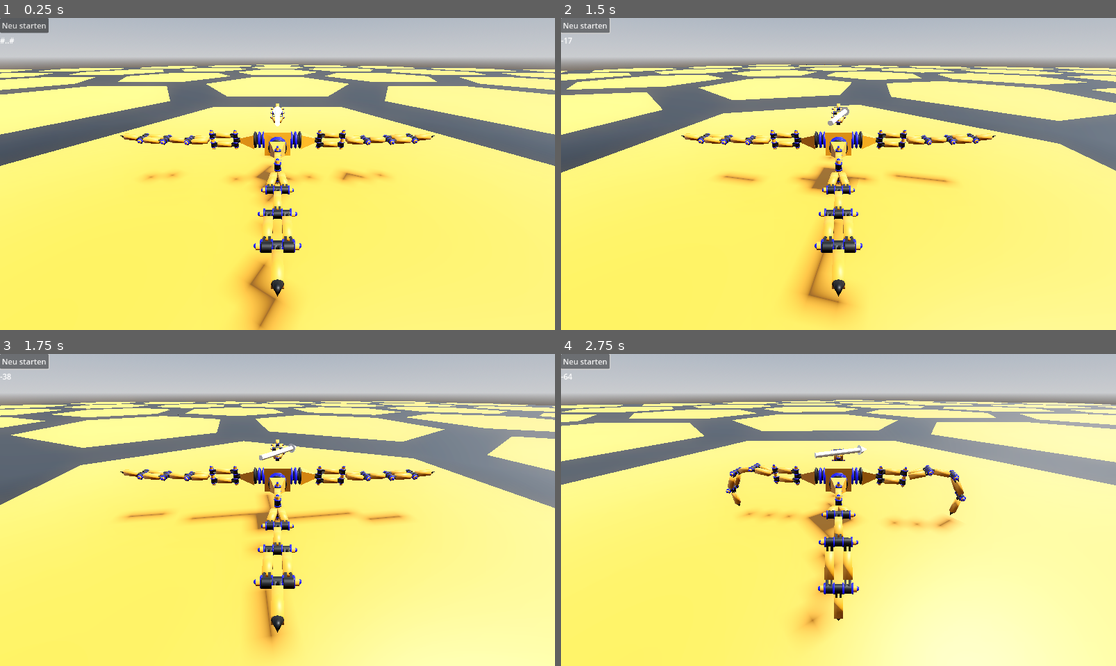
Above: before the commit, frames 1-4 (two rows, left to right).
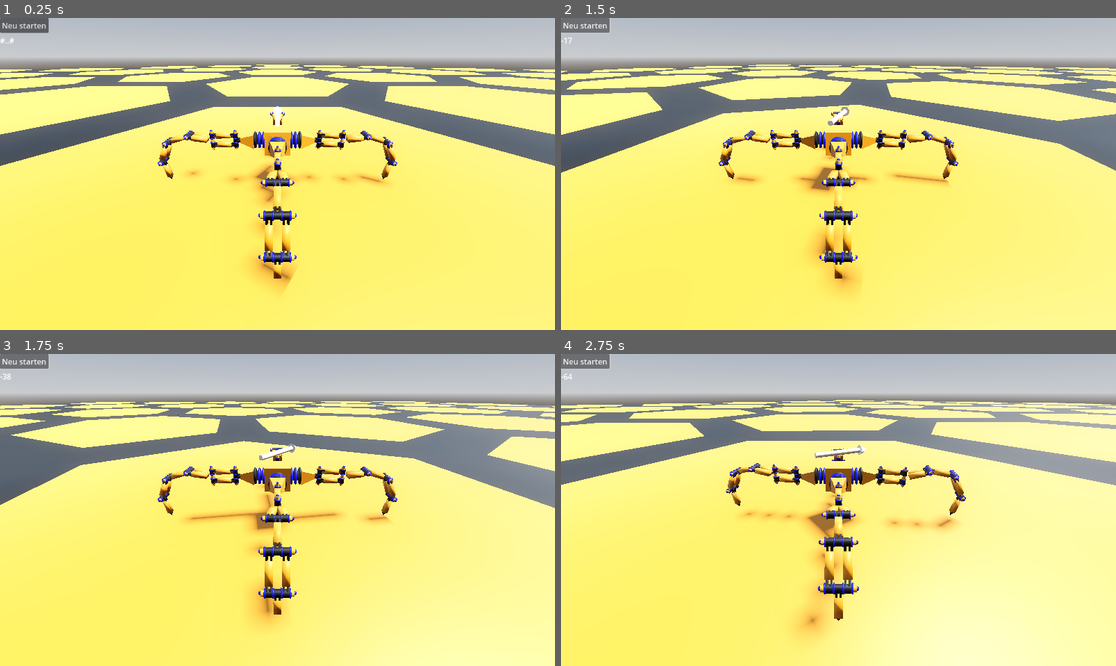
Above: after the commit, the same moments.

Repository: gheddie/godot_spider_game
Game: Godot game, scene res://sandbox.tscn
The game is run twice, just before and just after one commit, with the same random seed, the same clock (stepped at 60 frames per second) and the same inputs.
Inputs:
- Up to frame 1 (0.25 s): no input
- Up to frame 2 (1.5 s): click "Neu starten" at 0.5 s; tap Enter at 1.25 s; hold D (turn_right) from 1.28 s (still down)
- Up to frame 3 (1.75 s): keep holding D (turn_right)
- Up to frame 4 (2.75 s): release D (turn_right) at 2.03 s; hold S (move_backward) from 2.03 s (still down)

The runs differ from the first frame. In frame 1, 4.0% of the frame differs, in the area x 21-79%, y 27-100%; in frame 2, 3.9%; in frame 3, 3.2%; in frame 4, nothing differs.

Commit message:
added click audio

Diff:
--- a/assets/spider.tscn
+++ b/assets/spider.tscn
@@ -1,8 +1,9 @@
-[gd_scene load_steps=5 format=3 uid="uid://bdrgqja08vwol"]
+[gd_scene load_steps=6 format=3 uid="uid://bdrgqja08vwol"]
 
 [ext_resource type="Script" uid="uid://bco1kp8235f8a" path="res://script/spider.gd" id="1_h5k70"]
 [ext_resource type="PackedScene" uid="uid://bfxf731uerwcx" path="res://assets/blender/export/spider.glb" id="1_k3kcl"]
 [ext_resource type="PackedScene" uid="uid://ds720p4j7jytw" path="res://assets/direction_indicator.tscn" id="3_c6fg3"]
+[ext_resource type="AudioStream" uid="uid://bchb5r41qm6bt" path="res://audio/click.wav" id="4_25m37"]
 
 [sub_resource type="BoxShape3D" id="BoxShape3D_h5k70"]
 size = Vector3(1.5, 0.4, 1.5)
@@ -12,6 +13,94 @@
 
 [node name="spider" parent="." instance=ExtResource("1_k3kcl")]
 transform = Transform3D(-4.3711387e-10, 0, -0.01, 0, 0.01, 0, 0.01, 0, -4.3711387e-10, 0, 0, 0)
+
+[node name="Skeleton3D" parent="spider/Armature4" index="0"]
+bones/1/rotation = Quaternion(0, 0, 0.0054911003, 0.9999849)
+bones/2/rotation = Quaternion(0.11172414, -5.3900998e-11, -5.152505e-10, 0.99373925)
+bones/3/rotation = Quaternion(-0.2714534, -3.4108313e-11, 2.1753044e-10, 0.9624516)
+bones/4/rotation = Quaternion(-0.4243063, 1.9352663e-10, 5.2371097e-11, 0.9055187)
+bones/5/rotation = Quaternion(-0.30468816, 7.483216e-09, 9.07412e-09, 0.9524522)
+bones/6/position = Vector3(50.33333, -20, -0.3333303)
+bones/6/rotation = Quaternion(0.5, -0.50000006, 0.5, 0.50000006)
+
+[node name="Bone_005" parent="spider/Armature4/Skeleton3D" index="0"]
+transform = Transform3D(0.01098202, -0.248074, 0.9686788, -1.9311816e-08, -0.96873724, -0.2480889, 0.9999397, 0.0027244994, -0.010638697, 52.824345, -10.30966, -0.36049977)
+
+[node name="Bone_004" parent="spider/Armature4/Skeleton3D" index="1"]
+transform = Transform3D(0.010982034, 0.36020878, 0.9328071, -3.139768e-10, -0.93286335, 0.36023057, 0.9999397, -0.003956064, -0.010244737, 49.222256, -0.98102665, -0.32093912)
+
+[node name="Bone_003" parent="spider/Armature4/Skeleton3D" index="2"]
+transform = Transform3D(0.010982034, 0.947309, 0.32013264, 3.7950358e-11, -0.32015198, 0.94736624, 0.9999397, -0.0104040075, -0.0035159201, 39.749165, 2.2204933, -0.21689907)
+
+[node name="Bone_002" parent="spider/Armature4/Skeleton3D" index="3"]
+transform = Transform3D(0.010982034, 0.9749766, -0.22203593, -8.0047635e-12, 0.22204933, 0.9750354, 0.9999397, -0.010707872, 0.0024385531, 29.999397, 0, -0.10982035)
+
+[node name="Bone_001" parent="spider/Armature4/Skeleton3D" index="4"]
+transform = Transform3D(0.010982035, 0.9999397, 0, 0, 0, 1, 0.9999397, -0.010982035, 0, 20, 0, 0)
+
+[node name="Skeleton3D" parent="spider/Armature1" index="0"]
+bones/2/rotation = Quaternion(0.110485025, -7.531379e-11, -2.7609226e-10, 0.9938778)
+bones/3/rotation = Quaternion(-0.26896748, -7.981327e-12, 1.9346486e-10, 0.96314925)
+bones/4/rotation = Quaternion(-0.4197367, -4.8067357e-16, -2.7187442e-16, 0.907646)
+bones/5/rotation = Quaternion(-0.3011781, 7.315675e-09, 9.309157e-09, 0.9535679)
+bones/6/position = Vector3(50.666676, -20, 1.4563794e-07)
+bones/6/rotation = Quaternion(-0.49999994, -0.5, 0.50000006, 0.5)
+
+[node name="Bone_005" parent="spider/Armature1/Skeleton3D" index="0"]
+transform = Transform3D(-1.3073513e-08, -0.22855139, 0.97353184, -1.9581808e-08, -0.97353184, -0.22855139, 1, -2.2051482e-08, 8.252032e-09, 52.959, -10.26198, -9.304323e-10)
+
+[node name="Bone_004" parent="spider/Armature1/Skeleton3D" index="1"]
+transform = Transform3D(1.1498627e-10, 0.37209615, 0.92819417, 8.495459e-11, -0.92819417, 0.37209615, 1, 3.6068426e-11, -1.3834087e-10, 49.238037, -0.9800389, -1.2913484e-09)
+
+[node name="Bone_003" parent="spider/Armature1/Skeleton3D" index="2"]
+transform = Transform3D(1.1498601e-10, 0.9482177, 0.31762108, 8.495352e-11, -0.31762108, 0.9482177, 1, -8.204872e-11, -1.1707642e-10, 39.75586, 2.196172, -4.7086557e-10)
+
+[node name="Bone_002" parent="spider/Armature1/Skeleton3D" index="3"]
+transform = Transform3D(-2.7225472e-10, 0.9755861, -0.2196172, 8.8697286e-11, 0.2196172, 0.9755861, 1, 2.461285e-10, -1.4632368e-10, 30, 0, -2.932154e-09)
+
+[node name="Skeleton3D" parent="spider/Armature2" index="0"]
+bones/1/rotation = Quaternion(0, 0, -0.005491111, 0.9999849)
+bones/2/rotation = Quaternion(0.1117237, 4.673501e-12, -4.665548e-11, 0.9937393)
+bones/3/rotation = Quaternion(-0.27145344, -2.7741878e-11, 1.7880565e-10, 0.9624516)
+bones/4/rotation = Quaternion(-0.4243059, -4.562833e-11, 6.1002293e-11, 0.90551895)
+bones/5/rotation = Quaternion(-0.30468795, 7.0094686e-09, 9.320482e-09, 0.95245224)
+bones/6/position = Vector3(50.33333, -20.00002, 0.33333048)
+bones/6/rotation = Quaternion(-0.50000006, -0.5, -0.4999999, 0.50000006)
+
+[node name="Bone_005" parent="spider/Armature2/Skeleton3D" index="0"]
+transform = Transform3D(-0.010982069, -0.24807331, 0.96867895, -1.9434983e-08, -0.9687373, -0.2480883, 0.9999397, -0.0027245414, 0.010638736, 52.82434, -10.309675, 0.3605005)
+
+[node name="Bone_004" parent="spider/Armature2/Skeleton3D" index="1"]
+transform = Transform3D(-0.010982056, 0.36020896, 0.9328069, -1.0513847e-12, -0.9328632, 0.36023065, 0.9999397, 0.003956074, 0.010244756, 49.22225, -0.98104334, 0.32093978)
+
+[node name="Bone_003" parent="spider/Armature2/Skeleton3D" index="2"]
+transform = Transform3D(-0.010982056, 0.9473088, 0.3201335, 1.7472145e-11, -0.32015282, 0.9473659, 0.9999397, 0.010404026, 0.0035159364, 39.749165, 2.2204847, 0.21689951)
+
+[node name="Bone_002" parent="spider/Armature2/Skeleton3D" index="3"]
+transform = Transform3D(-0.010982056, 0.9749768, -0.22203507, -1.971353e-11, 0.22204846, 0.9750356, 0.9999397, 0.010707896, -0.0024385487, 29.999397, 0, 0.10982056)
+
+[node name="Bone_001" parent="spider/Armature2/Skeleton3D" index="4"]
+transform = Transform3D(-0.010982056, 0.9999397, 0, 0, 0, 1, 0.9999397, 0.010982056, 0, 20, 0, 1.9895197e-13)
+
+[node name="Skeleton3D" parent="spider/Armature3" index="0"]
+bones/2/rotation = Quaternion(0.112832725, -7.596581e-11, -2.7591357e-10, 0.993614)
+bones/3/rotation = Quaternion(-0.2740656, -9.006126e-12, 1.9341974e-10, 0.961711)
+bones/4/rotation = Quaternion(-0.42894036, -6.048965e-17, 3.3592522e-18, 0.9033328)
+bones/5/rotation = Quaternion(-0.3082227, 7.246622e-09, 9.363011e-09, 0.9513142)
+bones/6/position = Vector3(50, -20, -4.371148e-08)
+bones/6/rotation = Quaternion(0.5, -0.5, -0.5, 0.5)
+
+[node name="Bone_005" parent="spider/Armature3/Skeleton3D" index="0"]
+transform = Transform3D(-1.358414e-08, -0.26825386, 0.9633484, -1.922776e-08, -0.9633484, -0.26825386, 1, -2.2167027e-08, 7.928338e-09, 52.685295, -10.365793, -8.715372e-10)
+
+[node name="Bone_004" parent="spider/Armature3/Skeleton3D" index="1"]
+transform = Transform3D(1.15001855e-10, 0.34765467, 0.9376227, 8.67835e-11, -0.9376227, 0.34765467, 1, 4.1389277e-11, -1.3799897e-10, 49.208748, -0.9895661, -1.2854877e-09)
+
+[node name="Bone_003" parent="spider/Armature3/Skeleton3D" index="2"]
+transform = Transform3D(1.15001765e-10, 0.9463372, 0.32318097, 8.6783414e-11, -0.32318097, 0.9463372, 1, -8.078362e-11, -1.1929274e-10, 39.745377, 2.2422435, -4.7762394e-10)
+
+[node name="Bone_002" parent="spider/Armature3/Skeleton3D" index="3"]
+transform = Transform3D(-2.722521e-10, 0.97453755, -0.22422436, 8.869722e-11, 0.22422436, 0.97453755, 1, 2.4543187e-10, -1.4748433e-10, 30, 0, -2.9319143e-09)
 
 [node name="Camera3D" type="Camera3D" parent="spider"]
 transform = Transform3D(-20, -8.730119e-07, 1.5149087e-06, 0, 17.328533, 9.986091, -1.7484558e-06, 9.986091, -17.328533, -1.7484551e-06, 51.07657, -83.404236)
@@ -39,4 +128,7 @@
 [node name="DirectionIndicator" parent="." instance=ExtResource("3_c6fg3")]
 transform = Transform3D(0.1, 0, 0, 0, 0.1, 0, 0, 0, 0.1, 0, 0.3, 0)
 
+[node name="ClickAudio" type="AudioStreamPlayer" parent="."]
+stream = ExtResource("4_25m37")
+
 [editable path="spider"]
--- a/script/spider.gd
+++ b/script/spider.gd
@@ -8,6 +8,9 @@
 # gui stuff
 @onready var buttonRestart: Button = $GridContainer/RestarLevel
 @onready var headingIndicator: Label = $GridContainer/HeadingIndicator
+
+# audio
+@onready var clickAudio: AudioStreamPlayer = $ClickAudio
 
 const SPEED = 0.5
 
@@ -26,6 +29,8 @@
 	heading = get_global_transform().basis.x
 
 	direction_indicator.rotation.y = 0.0
+
+	click()
 
 func _process(delta: float) -> void:
 
@@ -70,3 +75,6 @@
 
 func restart_level():
 	print("restart_level")
+
+func click() -> void:
+	clickAudio.play()
Not shown, added: audio/click.wav.import
Not shown, added: audio/click.wav
